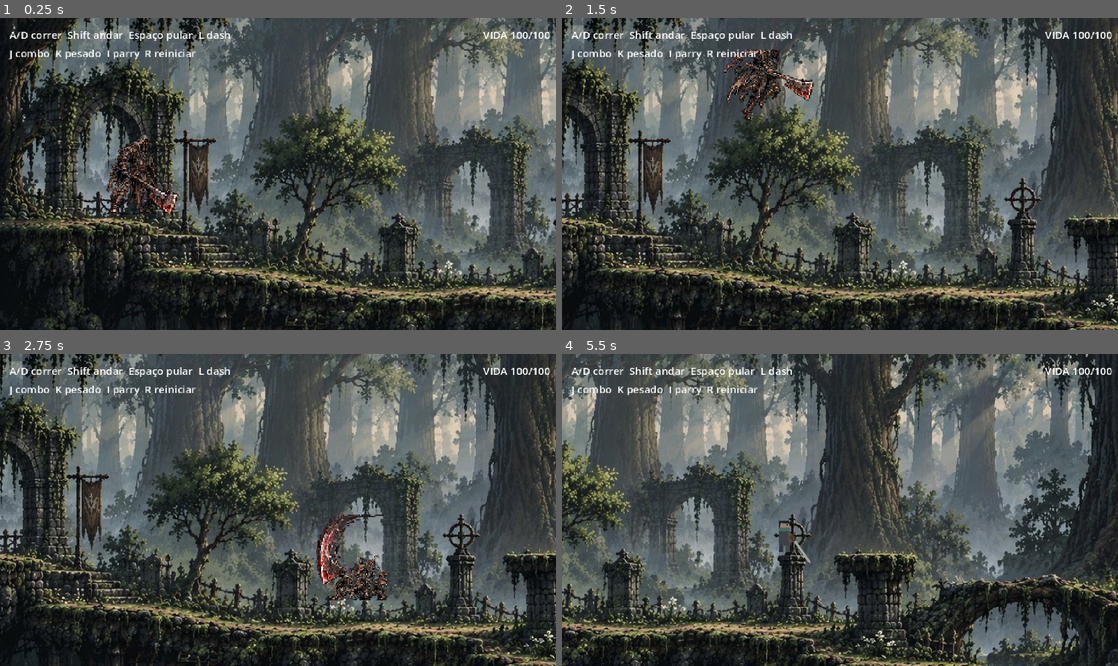
Above: before the commit, frames 1-4 (two rows, left to right).
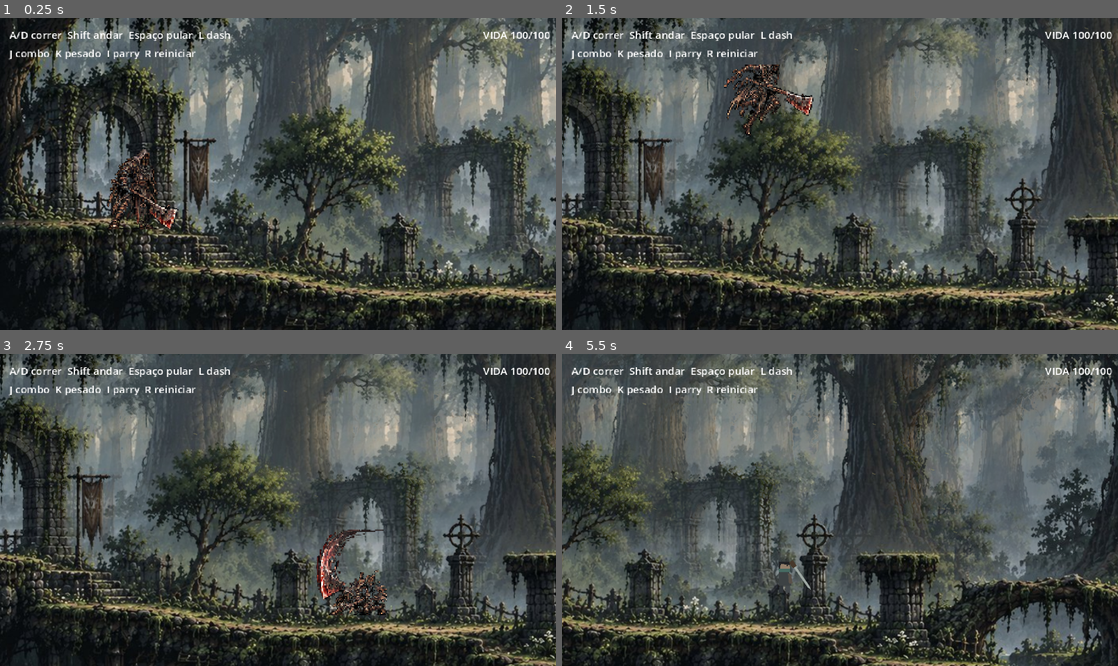
Above: after the commit, the same moments.

Repository: fujikavadaiki-crypto/the-refusal
Game: Godot game, scene res://scenes/biomes/forest/forest_vertical_slice.tscn
Same seed, same stepped clock (60 frames per second), same inputs: the game is played once before the commit and once after it.
Inputs:
- Up to frame 1 (0.25 s): no input
- Up to frame 2 (1.5 s): tap Enter at 0.5 s; hold D (move_right) from 0.53 s (still down); tap L (dodge) at 0.6 s; tap Space (jump) at 0.77, 0.8, 1.07, 1.35 s
- Up to frame 3 (2.75 s): tap Space (jump) at 1.52, 1.82, 2.3 s; tap L (dodge) at 1.55 s; release D (move_right) at 2.03 s; hold A (move_left) from 2.03 s (still down); hold K (attack_heavy) from 2.03 s (still down)
- Up to frame 4 (5.5 s): release A (move_left) at 2.78 s; release K (attack_heavy) at 2.78 s; hold D (move_right) 2.78-4.28 s; tap J (attack_light) at 2.85 s; tap Space (jump) at 3.02, 3.32, 3.77, 3.8, 4.07, 4.52, 4.82, 5.3 s; tap L (dodge) at 3.05, 3.6, 4.55 s; hold A (move_left) 4.28-5.03 s; tap H (execute) at 4.35 s; hold D (move_right) from 5.03 s (still down); tap Tab (mask_swap) at 5.1 s

The runs differ from the first frame. In frame 1, 2.6% of the frame differs, in the area x 0-100%, y 0-99%; in frame 2, 8.4%; in frame 3, 8.7%; in frame 4, 54%, in the area x 0-100%, y 0-100%.

Commit message:
Layer approved Bosque art into playable parallax scene

Diff:
--- a/scenes/biomes/forest/forest_vertical_slice.tscn
+++ b/scenes/biomes/forest/forest_vertical_slice.tscn
@@ -8,9 +8,8 @@
 [ext_resource type="PackedScene" path="res://scenes/enemies/peregrino.tscn" id="6_peregrino"]
 [ext_resource type="PackedScene" path="res://scenes/enemies/corvo.tscn" id="7_corvo"]
 [ext_resource type="Resource" path="res://data/masks/carrasco_base.tres" id="8_carrasco"]
-[ext_resource type="Texture2D" path="res://assets/biomes/forest/approved/bosque_a.jpg" id="9_approved_a"]
-[ext_resource type="Texture2D" path="res://assets/biomes/forest/approved/bosque_b.jpg" id="10_approved_b"]
-[ext_resource type="Texture2D" path="res://assets/biomes/forest/approved/bosque_c.jpg" id="11_approved_c"]
+[ext_resource type="Script" path="res://scripts/biomes/forest/forest_layered_presentation.gd" id="9_layered"]
+[ext_resource type="Script" path="res://scripts/biomes/forest/forest_contact_shadow.gd" id="10_shadow"]
 
 [sub_resource type="RectangleShape2D" id="FloorA"]
 size = Vector2(950, 42)
@@ -199,29 +198,12 @@
 color = Color(0.59, 0.50, 0.30, 1)
 polygon = PackedVector2Array(-12, 30, -12, -31, -5, -31, -5, 21, 5, 21, 5, -31, 12, -31, 12, 30)
 
-[node name="ApprovedBosqueA" type="Sprite2D" parent="."]
-position = Vector2(0, -45)
-scale = Vector2(0.684211, 0.684044)
-z_index = -10
-texture_filter = 1
-texture = ExtResource("9_approved_a")
-centered = false
-
-[node name="ApprovedBosqueB" type="Sprite2D" parent="."]
-position = Vector2(1300, -45)
-scale = Vector2(0.684211, 0.684044)
-z_index = -10
-texture_filter = 1
-texture = ExtResource("10_approved_b")
-centered = false
-
-[node name="ApprovedBosqueC" type="Sprite2D" parent="."]
-position = Vector2(2600, -45)
-scale = Vector2(0.684211, 0.684044)
-z_index = -10
-texture_filter = 1
-texture = ExtResource("11_approved_c")
-centered = false
+[node name="LayeredBosque" type="Node2D" parent="."]
+script = ExtResource("9_layered")
+
+[node name="CarrascoContactShadow" type="Node2D" parent="."]
+z_index = -1
+script = ExtResource("10_shadow")
 
 [node name="Player" parent="." instance=ExtResource("5_player")]
 position = Vector2(120, 169)
--- /dev/null
+++ b/scripts/biomes/forest/forest_contact_shadow.gd
@@ -0,0 +1,25 @@
+extends Node2D
+
+@onready var player: CharacterBody2D = get_parent().get_node("Player")
+
+
+func _physics_process(_delta: float) -> void:
+    var from := player.global_position + Vector2(0, 10)
+    var query := PhysicsRayQueryParameters2D.create(from, from + Vector2(0, 95), 1)
+    query.exclude = [player.get_rid()]
+    var hit := get_world_2d().direct_space_state.intersect_ray(query)
+    visible = not hit.is_empty()
+    if not visible:
+        return
+    global_position = hit.position + Vector2(0, -1)
+    var height := maxf(0.0, hit.position.y - from.y)
+    modulate.a = clampf(0.68 - height / 130.0, 0.11, 0.68)
+    queue_redraw()
+
+
+func _draw() -> void:
+    var points := PackedVector2Array()
+    for i in range(17):
+        var angle := TAU * float(i) / 16.0
+        points.append(Vector2(cos(angle) * 18.0, sin(angle) * 2.6))
+    draw_colored_polygon(points, Color(0.04, 0.06, 0.055, 0.22))
--- /dev/null
+++ b/scripts/biomes/forest/forest_depth_plane.gd
@@ -0,0 +1,15 @@
+extends Node2D
+
+@export_range(0.0, 1.0) var depth_speed := 1.0
+@export var vertical_speed := 0.0
+
+@onready var camera: Camera2D = get_parent().get_parent().get_node("Player/Camera2D")
+
+
+func _process(_delta: float) -> void:
+    var center := camera.get_screen_center_position()
+    var sway := sin(Time.get_ticks_msec() * 0.00045) * 1.2 if name == "CanopyInFront" else 0.0
+    position = Vector2(
+        roundf((center.x - 240.0) * (1.0 - depth_speed) + sway),
+        roundf((center.y - 135.0) * vertical_speed)
+    )
--- /dev/null
+++ b/scripts/biomes/forest/forest_layered_presentation.gd
@@ -0,0 +1,61 @@
+extends Node2D
+
+const LAYER_ROOT := "res://assets/biomes/forest/approved/layers/"
+const PANEL_SCALE := Vector2(0.684211, 0.684044)
+
+
+func _ready() -> void:
+    _create_plane("DistantForest", "far", -14, 0.88, 0.08)
+    _create_plane("MiddleRuins", "middle", -9, 0.985, 0.01)
+    _create_plane("GroundsideArchitecture", "near", -4, 1.0, 0.0)
+    _create_plane("CanopyInFront", "canopy", 4, 0.995, 0.0)
+    var floor_plane := Node2D.new()
+    floor_plane.name = "PlayableStoneAndRoots"
+    floor_plane.z_index = 1
+    add_child(floor_plane)
+    for i in range(3):
+        _sprite(floor_plane, ["a", "b", "c"][i] + "_ground.png", i * 1300)
+    _add_stone_pier("A", 578.0, 170.0, 44.0)
+    _add_stone_pier("B", 1870.0, 171.0, 44.0)
+    var atmosphere := Node2D.new()
+    atmosphere.name = "LivingMistLeavesAndWater"
+    atmosphere.set_script(load("res://scripts/biomes/forest/forest_living_atmosphere.gd"))
+    add_child(atmosphere)
+
+
+func _create_plane(plane_name: String, suffix: String, layer_z: int, speed: float, vertical: float) -> void:
+    var plane := Node2D.new()
+    plane.name = plane_name
+    plane.z_index = layer_z
+    plane.set_script(load("res://scripts/biomes/forest/forest_depth_plane.gd"))
+    plane.set("depth_speed", speed)
+    plane.set("vertical_speed", vertical)
+    add_child(plane)
+    for i in range(3):
+        _sprite(plane, ["a", "b", "c"][i] + "_" + suffix + ".png", i * 1300)
+
+
+func _sprite(parent: Node2D, filename: String, world_x: int) -> void:
+    var sprite := Sprite2D.new()
+    sprite.name = filename.get_basename()
+    sprite.texture = load(LAYER_ROOT + filename) as Texture2D
+    sprite.position = Vector2(world_x, -45)
+    sprite.scale = PANEL_SCALE
+    sprite.centered = false
+    sprite.texture_filter = CanvasItem.TEXTURE_FILTER_LINEAR
+    parent.add_child(sprite)
+
+
+func _add_stone_pier(letter: String, top_x: float, top_y: float, width: float) -> void:
+    var pier := StaticBody2D.new()
+    pier.name = "PlayablePaintedPier" + letter
+    pier.collision_layer = 1
+    pier.collision_mask = 0
+    pier.position = Vector2(top_x, top_y)
+    add_child(pier)
+    var rectangle := RectangleShape2D.new()
+    rectangle.size = Vector2(width, 4)
+    var shape := CollisionShape2D.new()
+    shape.shape = rectangle
+    shape.one_way_collision = true
+    pier.add_child(shape)
--- /dev/null
+++ b/scripts/biomes/forest/forest_living_atmosphere.gd
@@ -0,0 +1,66 @@
+extends Node2D
+
+var time := 0.0
+var leaves: Array[Vector2] = []
+var phase: Array[float] = []
+var fog: Array[Sprite2D] = []
+
+
+func _ready() -> void:
+    z_index = -2
+    var rng := RandomNumberGenerator.new()
+    rng.seed = 82619
+    for i in range(95):
+        leaves.append(Vector2(rng.randf_range(15.0, 3880.0), rng.randf_range(-10.0, 218.0)))
+        phase.append(rng.randf_range(0.0, TAU))
+    var fog_texture := load("res://assets/biomes/forest/approved/layers/fog_puff.png") as Texture2D
+    for i in range(7):
+        var ribbon := Sprite2D.new()
+        ribbon.name = "DriftingMist%02d" % i
+        ribbon.texture = fog_texture
+        ribbon.centered = false
+        ribbon.position = Vector2(i * 620 + 68, 176 + (i % 3) * 21)
+        ribbon.modulate = Color(0.72, 0.81, 0.78, 0.50)
+        ribbon.texture_filter = CanvasItem.TEXTURE_FILTER_LINEAR
+        add_child(ribbon)
+        fog.append(ribbon)
+
+
+func _process(delta: float) -> void:
+    time += delta
+    for i in range(fog.size()):
+        fog[i].position.x = i * 620 + 68 + sin(time * 0.19 + i * 1.3) * 17.0
+        fog[i].modulate.a = 0.42 + 0.08 * sin(time * 0.61 + i)
+    queue_redraw()
+
+
+func _draw() -> void:
+    var camera: Camera2D = get_parent().get_parent().get_node("Player/Camera2D")
+    var camera_x := camera.get_screen_center_position().x
+    for shaft_x in [420.0, 1510.0, 2820.0, 3450.0]:
+        if absf(shaft_x - camera_x) < 400.0:
+            var alpha := 0.013 + 0.005 * sin(time * 0.37 + shaft_x)
+            draw_colored_polygon(PackedVector2Array([
+                Vector2(shaft_x - 12, -45), Vector2(shaft_x + 4, -45),
+                Vector2(shaft_x + 88, 190), Vector2(shaft_x + 42, 190),
+            ]), Color(0.82, 0.82, 0.66, alpha))
+    for i in range(leaves.size()):
+        var p := leaves[i]
+        if absf(p.x - camera_x) > 340.0:
+            continue
+        var x := p.x + sin(time * 0.72 + phase[i]) * 10.0
+        var y := fposmod(p.y + time * (4.0 + float(i % 4) * 1.4), 255.0) - 20.0
+        var color := Color(0.65, 0.62, 0.41, 0.25 + float(i % 3) * 0.055)
+        draw_line(Vector2(x-2.0,y), Vector2(x+1.0,y+1.0), color, 1.0)
+        if i % 4 == 0:
+            var dust_y := 175.0 + float(i % 8) * 9.0 + sin(time * 0.8 + phase[i]) * 3.0
+            draw_circle(Vector2(p.x + sin(time * 0.23 + phase[i]) * 5.0, dust_y),
+                0.7, Color(0.72, 0.71, 0.58, 0.12))
+    # A faint glint is confined to the visible approved water in each open gap.
+    for water_x in [1185.0, 2445.0, 3735.0]:
+        if absf(water_x - camera_x) < 300.0:
+            for j in range(4):
+                var wave := sin(time * 1.3 + j * 1.6)
+                draw_line(Vector2(water_x - 16 + j * 9 + wave * 3, 273 + j % 2 * 4),
+                    Vector2(water_x - 9 + j * 9 + wave * 3, 273 + j % 2 * 4),
+                    Color(0.66, 0.75, 0.71, 0.11 + 0.07 * sin(time + j)), 1.0)
--- a/scripts/biomes/forest/forest_slice_01.gd
+++ b/scripts/biomes/forest/forest_slice_01.gd
@@ -44,6 +44,9 @@
     safe_position = slice_start
     if playtest_presentation:
         player.get_node("VisualRoot").approved_board_mode = true
+        # Board cells end at their visual feet while the collision capsule ends
+        # 13 px below the player origin. Align both without rescaling the art.
+        player.get_node("VisualRoot").position.y = 13.0
     if starting_mask != null:
         player.get_node("MaskController").equip(0, starting_mask)
     if playtest_presentation:
--- /dev/null
+++ b/tests/capture_layered_bosque_motion.gd
@@ -0,0 +1,72 @@
+extends SceneTree
+
+const SEGMENTS := [Vector2(220, 560), Vector2(1290, 1640), Vector2(2630, 2980), Vector2(3560, 3880)]
+
+
+func _initialize() -> void:
+    call_deferred("capture")
+
+
+func capture() -> void:
+    var args := OS.get_cmdline_user_args()
+    if args.is_empty():
+        printerr("Pass an output directory after --")
+        quit(1)
+        return
+    var output := args[0]
+    DirAccess.make_dir_recursive_absolute(output)
+    var slice := load("res://scenes/biomes/forest/forest_vertical_slice.tscn").instantiate() as Node2D
+    root.add_child(slice)
+    for encounter in slice.encounters:
+        encounter.process_mode = Node.PROCESS_MODE_DISABLED
+        encounter.visible = false
+    var player := slice.get_node("Player") as CharacterBody2D
+    var far: Node2D = slice.get_node("LayeredBosque/DistantForest")
+    var middle: Node2D = slice.get_node("LayeredBosque/MiddleRuins")
+    var ground: Node2D = slice.get_node("LayeredBosque/PlayableStoneAndRoots")
+    var jumps := [false, false, false]
+    var dashes := [false, false, false]
+    var counts := [0, 0, 0, 0]
+    var jump_release := false
+    var dash_release := false
+    var jump_points := [1135.0, 2368.0, 3645.0]
+    var dash_points := [1180.0, 2405.0, 3700.0]
+    Input.action_press(&"move_right")
+    for tick in range(3600):
+        if jump_release:
+            Input.action_release(&"jump")
+            jump_release = false
+        if dash_release:
+            Input.action_release(&"dodge")
+            dash_release = false
+        for i in range(3):
+            if not jumps[i] and player.global_position.x >= jump_points[i]:
+                Input.action_press(&"jump")
+                jump_release = true
+                jumps[i] = true
+                break
+            if jumps[i] and not dashes[i] and player.global_position.x >= dash_points[i]:
+                Input.action_press(&"dodge")
+                dash_release = true
+                dashes[i] = true
+                break
+        await physics_frame
+        if tick % 5 == 0:
+            for section in range(4):
+                var interval: Vector2 = SEGMENTS[section]
+                if player.global_position.x >= interval.x and player.global_position.x <= interval.y and counts[section] < 34:
+                    await RenderingServer.frame_post_draw
+                    var file := output.path_join("section_%d_%03d.png" % [section + 1, counts[section]])
+                    root.get_texture().get_image().save_png(file)
+                    counts[section] += 1
+        if slice.finished:
+            break
+    Input.action_release(&"move_right")
+    Input.action_release(&"jump")
+    Input.action_release(&"dodge")
+    print("MOTION: finished=%s falls=%d captures=%s far=%.1f middle=%.1f ground=%.1f" % [
+        str(slice.finished), slice.fall_recovery_count, str(counts), far.position.x, middle.position.x, ground.position.x
+    ])
+    var valid: bool = slice.finished and slice.fall_recovery_count == 0 and counts.min() >= 8
+    valid = valid and far.position.x > middle.position.x and middle.position.x > ground.position.x
+    quit(0 if valid else 1)
Binary file added: assets/biomes/forest/approved/layers/a_canopy.png
Not shown, added: assets/biomes/forest/approved/layers/a_canopy.png.import
Binary file added: assets/biomes/forest/approved/layers/a_far.png
Not shown, added: assets/biomes/forest/approved/layers/a_far.png.import
Binary file added: assets/biomes/forest/approved/layers/a_ground.png
Not shown, added: assets/biomes/forest/approved/layers/a_ground.png.import
Binary file added: assets/biomes/forest/approved/layers/a_middle.png
Not shown, added: assets/biomes/forest/approved/layers/a_middle.png.import
Binary file added: assets/biomes/forest/approved/layers/a_near.png
Not shown, added: assets/biomes/forest/approved/layers/a_near.png.import
Binary file added: assets/biomes/forest/approved/layers/b_canopy.png
Not shown, added: assets/biomes/forest/approved/layers/b_canopy.png.import
(and 29 more such lines)
